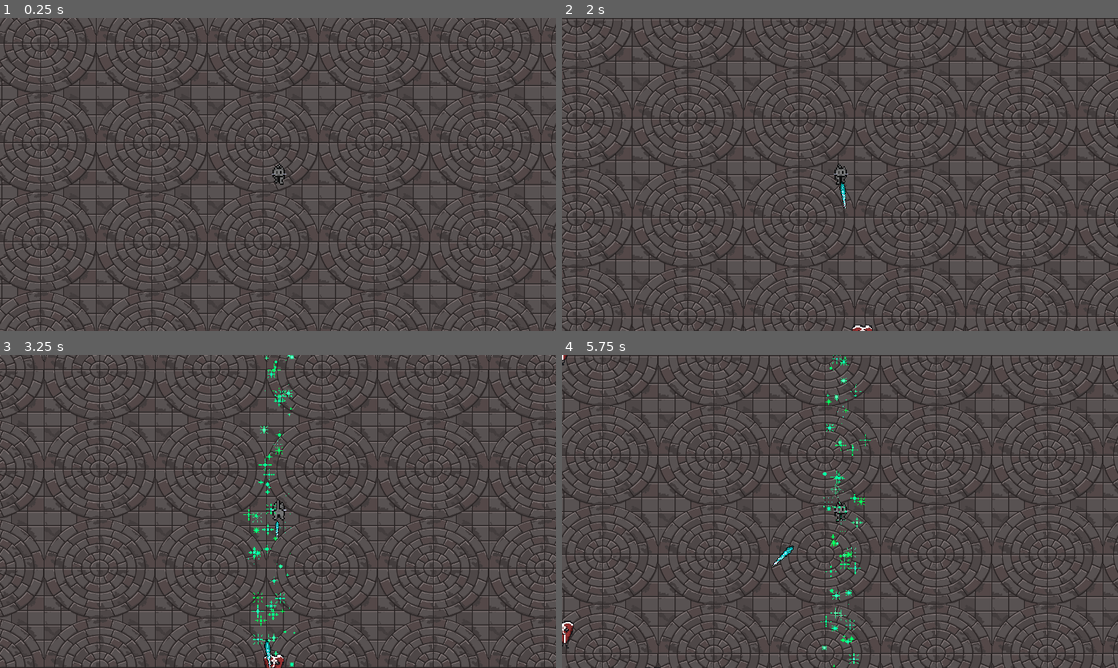
Above: before the commit, frames 1-4 (two rows, left to right).
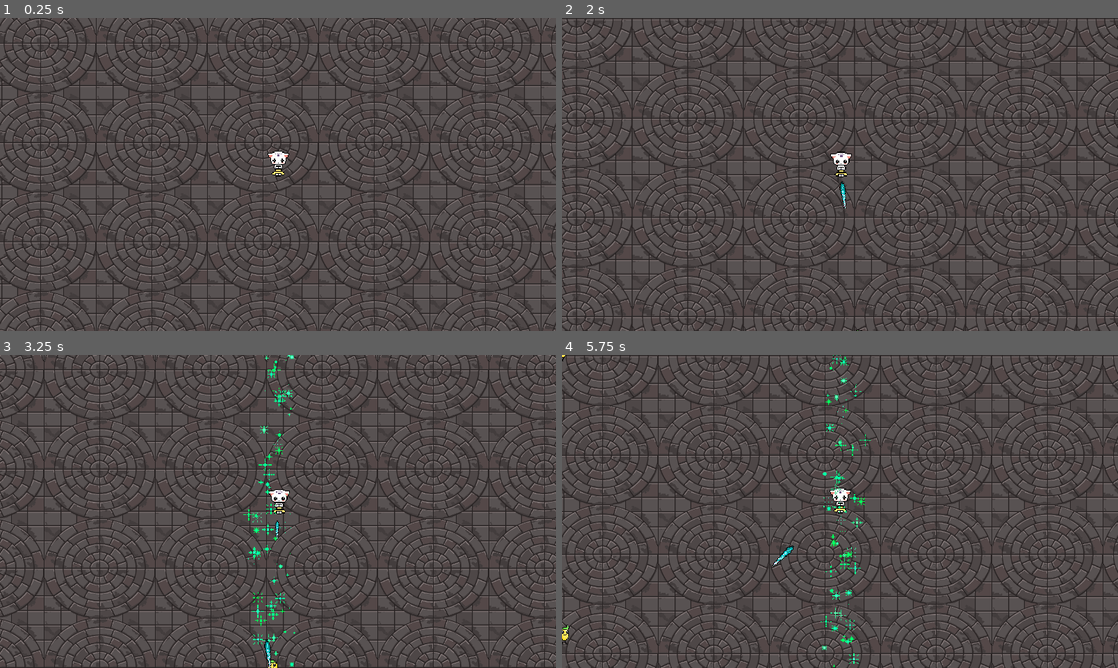
Above: after the commit, the same moments.

Repository: CaesarSusha/MySurvivorClone
Game: Godot game, scene res://World/world.tscn
Two runs of this game, one before a commit and one after it. Both use one fixed random seed, a clock stepped at 60 frames per second and the inputs below.
Inputs:
- Up to frame 1 (0.25 s): no input
- Up to frame 2 (2 s): tap Enter at 0.5 s; hold D (right) 0.53-1.28 s; hold S (down) from 1.28 s (still down)
- Up to frame 3 (3.25 s): release S (down) at 2.03 s; hold D (right) 2.03-2.78 s; hold W (up) from 2.78 s (still down)
- Up to frame 4 (5.75 s): release W (up) at 3.53 s; hold A (left) 3.53-5.03 s; hold S (down) from 5.03 s (still down)

The runs differ from the first frame. In frame 1, 0.2% of the frame differs, in the area x 48-52%, y 42-54%; in frame 2, 0.3%; in frame 3, 0.3%; in frame 4, 0.4%, in the area x 0-52%, y 0-100%.

Commit message:
Changed Textures. Also changed the walking animations inside the script.

Diff:
--- a/Enemy/enemy.gd
+++ b/Enemy/enemy.gd
@@ -13,7 +13,7 @@
 @onready var sprite = $Sprite2D
 @onready var anim = $AnimationPlayer
 
- #runs once at the very beginning
+ #runs once at the very beginning"res://Textures/Enemy/KittyBetterFeet.png"
 func _ready():
 	anim.play("walk")
 
@@ -25,9 +25,9 @@
 	velocity = direction*movement_speed
 	move_and_slide()
 
-	if direction.x < 0.1:
+	if direction.x > 0.1:
 			sprite.flip_h = true
-	elif direction.x > -0.1:
+	elif direction.x < -0.1:
 			sprite.flip_h = false
 
 
--- a/Enemy/enemy.tscn
+++ b/Enemy/enemy.tscn
@@ -1,7 +1,7 @@
 [gd_scene load_steps=11 format=3 uid="uid://bx27x10ywwfx5"]
 
 [ext_resource type="Script" path="res://Enemy/enemy.gd" id="1_d5m55"]
-[ext_resource type="Texture2D" uid="uid://bxejkbxem0ysy" path="res://Textures/Player/T-Boney.png" id="2_chimk"]
+[ext_resource type="Texture2D" uid="uid://bdox1pn7jqh0e" path="res://Textures/Enemy/lemon.png" id="2_cpksf"]
 [ext_resource type="PackedScene" uid="uid://eiin3b0am3pc" path="res://Utility/hurt_box.tscn" id="3_fjs3o"]
 [ext_resource type="PackedScene" uid="uid://cxcpefdtrwhjp" path="res://Utility/hit_box.tscn" id="4_cjs3a"]
 
@@ -60,7 +60,8 @@
 script = ExtResource("1_d5m55")
 
 [node name="Sprite2D" type="Sprite2D" parent="."]
-texture = ExtResource("2_chimk")
+scale = Vector2(0.7, 0.7)
+texture = ExtResource("2_cpksf")
 hframes = 2
 
 [node name="CollisionShape2D" type="CollisionShape2D" parent="."]
--- a/Player/player.gd
+++ b/Player/player.gd
@@ -64,25 +64,28 @@
 	var mov = Vector2(x_mov, y_mov)  #mov = Vector2(1x,0y)
 
 	if mov.x > 0:
-		$Sprite2D/PlayerAnimation.play("walk_right")
+		sprite.flip_h = true
 	elif mov.x < 0:
-		$Sprite2D/PlayerAnimation.play("walk_left")
-	elif mov.y < 0:
-		$Sprite2D/PlayerAnimation.play("walk_up")
-	elif mov.y > 0:
-		$Sprite2D/PlayerAnimation.play("walk_down")
+		sprite.flip_h = false
 
 
 
-#	if mov != Vector2.ZERO:
-#		if walkTimer.is_stopped():
-#			if sprite.frame >= :
-#				sprite.frame = 0
-#			elif sprite.frame >= sprite.vframes - 1:
-#				sprite.frame = 1
-#			else:
-#				sprite.frame += 1
-#			walkTimer.start()
+#	if mov.x > 0:
+#		$Sprite2D/PlayerAnimation.play("walk_right")
+#	elif mov.x < 0:
+#		$Sprite2D/PlayerAnimation.play("walk_left")
+#	elif mov.y < 0:
+#		$Sprite2D/PlayerAnimation.play("walk_up")
+#	elif mov.y > 0:
+#		$Sprite2D/PlayerAnimation.play("walk_down")
+
+	if mov != Vector2.ZERO:
+		if walkTimer.is_stopped():
+			if sprite.frame >= sprite.hframes - 1:
+				sprite.frame = 0
+			else:
+				sprite.frame += 1
+			walkTimer.start()
 
 	velocity = mov.normalized()*movement_speed  #velocity = Vector2(1x,0y)*40.0 = Vector2(40x,0y)
 	move_and_slide()
--- a/Player/player.tscn
+++ b/Player/player.tscn
@@ -1,81 +1,8 @@
-[gd_scene load_steps=12 format=3 uid="uid://jnfcs1g33tyo"]
+[gd_scene load_steps=7 format=3 uid="uid://jnfcs1g33tyo"]
 
 [ext_resource type="Script" path="res://Player/player.gd" id="1_i67um"]
-[ext_resource type="Texture2D" uid="uid://dntn6axtog8qa" path="res://Textures/Player/dot_cha016 - Grey Cat.png" id="2_kfetn"]
+[ext_resource type="Texture2D" uid="uid://c35rxhf3ivqyj" path="res://Textures/Player/KittyMonk.png" id="2_mj2ui"]
 [ext_resource type="PackedScene" uid="uid://eiin3b0am3pc" path="res://Utility/hurt_box.tscn" id="3_jmbd1"]
-
-[sub_resource type="Animation" id="Animation_06w73"]
-resource_name = "walk_down"
-length = 0.9
-tracks/0/type = "value"
-tracks/0/imported = false
-tracks/0/enabled = true
-tracks/0/path = NodePath("Sprite2D:frame")
-tracks/0/interp = 1
-tracks/0/loop_wrap = true
-tracks/0/keys = {
-"times": PackedFloat32Array(0, 0.3, 0.6),
-"transitions": PackedFloat32Array(1, 1, 1),
-"update": 1,
-"values": [3, 4, 5]
-}
-
-[sub_resource type="Animation" id="Animation_noes3"]
-resource_name = "walk_left"
-length = 0.9
-tracks/0/type = "value"
-tracks/0/imported = false
-tracks/0/enabled = true
-tracks/0/path = NodePath("Sprite2D:frame")
-tracks/0/interp = 1
-tracks/0/loop_wrap = true
-tracks/0/keys = {
-"times": PackedFloat32Array(0, 0.3, 0.6),
-"transitions": PackedFloat32Array(1, 1, 1),
-"update": 1,
-"values": [6, 7, 8]
-}
-
-[sub_resource type="Animation" id="Animation_7yh8v"]
-resource_name = "walk_right"
-length = 0.9
-loop_mode = 1
-tracks/0/type = "value"
-tracks/0/imported = false
-tracks/0/enabled = true
-tracks/0/path = NodePath("Sprite2D:frame")
-tracks/0/interp = 1
-tracks/0/loop_wrap = true
-tracks/0/keys = {
-"times": PackedFloat32Array(0, 0.3, 0.6),
-"transitions": PackedFloat32Array(1, 1, 1),
-"update": 1,
-"values": [9, 10, 11]
-}
-
-[sub_resource type="Animation" id="Animation_wusbc"]
-resource_name = "walk_up"
-length = 0.9
-tracks/0/type = "value"
-tracks/0/imported = false
-tracks/0/enabled = true
-tracks/0/path = NodePath("Sprite2D:frame")
-tracks/0/interp = 1
-tracks/0/loop_wrap = true
-tracks/0/keys = {
-"times": PackedFloat32Array(0, 0.3, 0.6),
-"transitions": PackedFloat32Array(1, 1, 1),
-"update": 1,
-"values": [0, 1, 2]
-}
-
-[sub_resource type="AnimationLibrary" id="AnimationLibrary_u8fhc"]
-_data = {
-"walk_down": SubResource("Animation_06w73"),
-"walk_left": SubResource("Animation_noes3"),
-"walk_right": SubResource("Animation_7yh8v"),
-"walk_up": SubResource("Animation_wusbc")
-}
 
 [sub_resource type="CapsuleShape2D" id="CapsuleShape2D_siptc"]
 radius = 3.0
@@ -93,17 +20,8 @@
 
 [node name="Sprite2D" type="Sprite2D" parent="."]
 position = Vector2(1, -11)
-scale = Vector2(0.708333, 0.708333)
-texture = ExtResource("2_kfetn")
-hframes = 3
-vframes = 4
-frame = 3
-
-[node name="PlayerAnimation" type="AnimationPlayer" parent="Sprite2D"]
-root_node = NodePath("../..")
-libraries = {
-"": SubResource("AnimationLibrary_u8fhc")
-}
+texture = ExtResource("2_mj2ui")
+hframes = 2
 
 [node name="Camera2D" type="Camera2D" parent="."]
 
Binary file added: Textures/Enemy/EvilKitty.png
Not shown, added: Textures/Enemy/EvilKitty.png.import
Not shown, added: Textures/Enemy/KittyBetterFeet.png.import
Binary file changed: Textures/Enemy/T-Boney.png
Not shown, added: Textures/Enemy/T-Boney.png.import
Binary file added: Textures/Enemy/WhileKitty.png
Not shown, added: Textures/Enemy/WhileKitty.png.import
Binary file added: Textures/Enemy/lemon.png
Not shown, added: Textures/Enemy/lemon.png.import
Binary file added: Textures/Player/KittyMonk.png
Not shown, added: Textures/Player/KittyMonk.png.import
Binary file added: Textures/Player/KittyMonkCloud.png
(and 4 more such lines)
